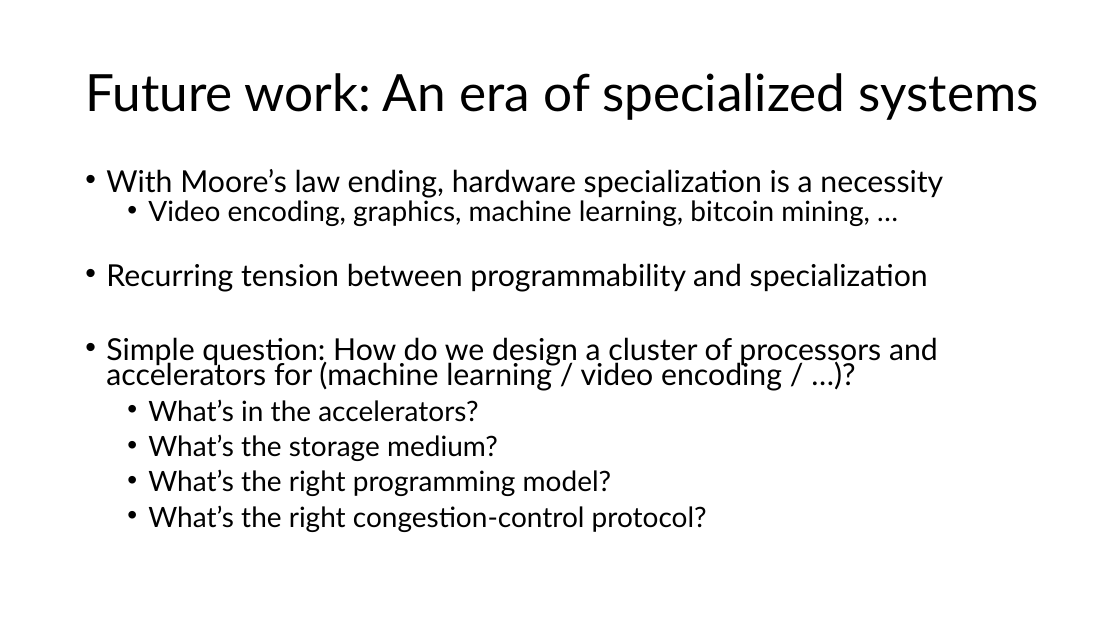
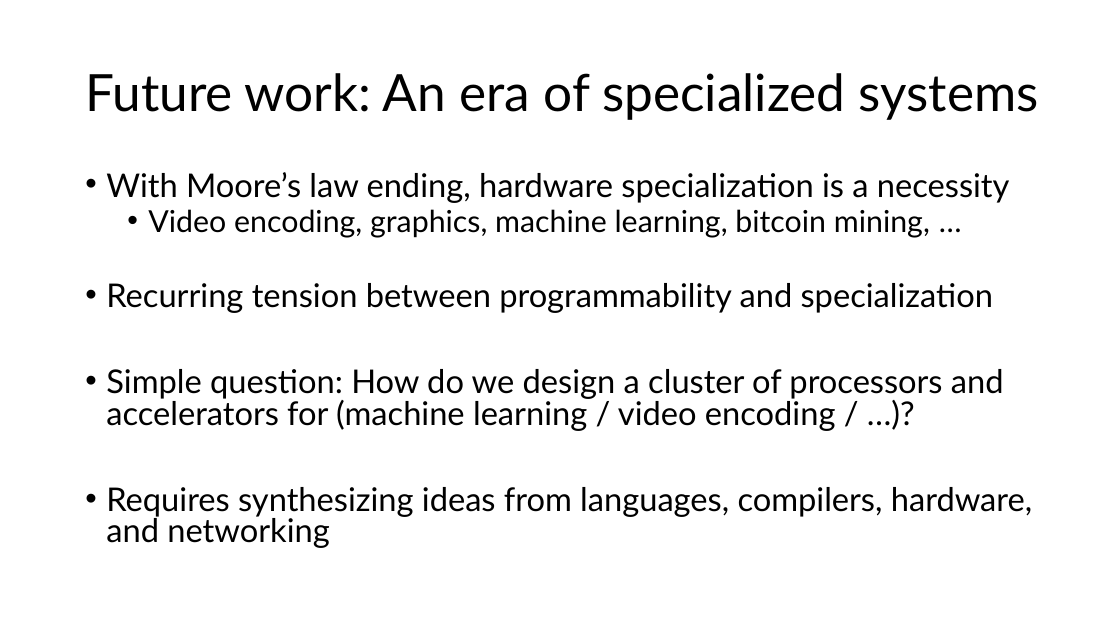
Before and after one commit to anirudhSK/pifo-domino-marple-ppts, a slide deck: slide 41 of combined_domino_pifo.pptx. Drawn at 1120x630 pixels with LibreOffice and Linux fonts; fonts in the diff are those of the drawing. Boxes give left, top, right and bottom in pixels: in the first picture for what was removed or moved away, otherwise in the second. Text is boxed around its words. In the diff, an @@ line names an element or a change of style, - is before the commit and + after.

```diff
--- a/combined_domino_pifo.pptx
+++ b/combined_domino_pifo.pptx
@@ text at (106,172,1010,431): size 25.9 to 28 pt in "With Moore’s law ending, hardware specialization is ...", "Recurring tension between programmability and specialization", "Simple question: How do we design a ..."; size 24.1 to 26 pt in "Video encoding, graphics, machine learning, bitcoin mining, ..."; line spacing 0.7 to 0.8 @@
@@ text at (106,487,1032,548): text changed; size 24.1 to 28 pt @@
-    • What’s in the accelerators?
-    • What’s the storage medium?
-    • What’s the right programming model?
-    • What’s the right congestion-control protocol?
+  • Requires synthesizing ideas from languages, compilers, hardware, and networking
```
Also in this commit, not shown: 2 other slides changed.
